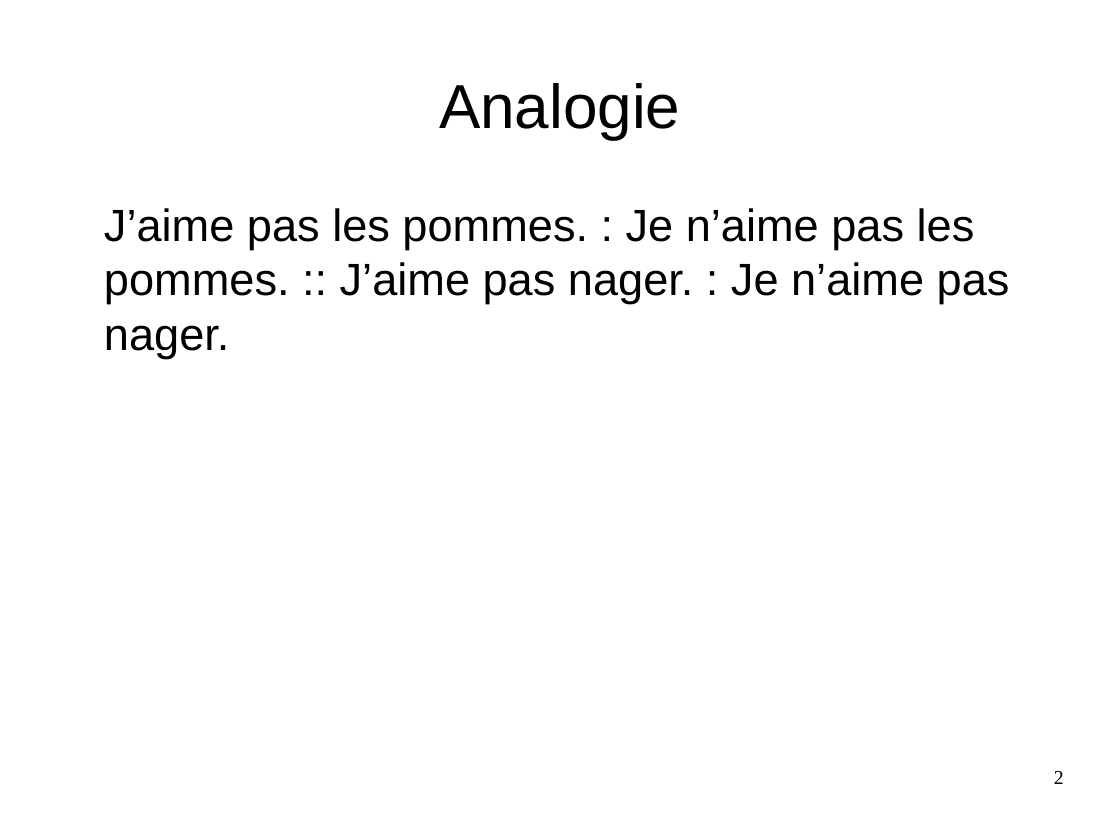
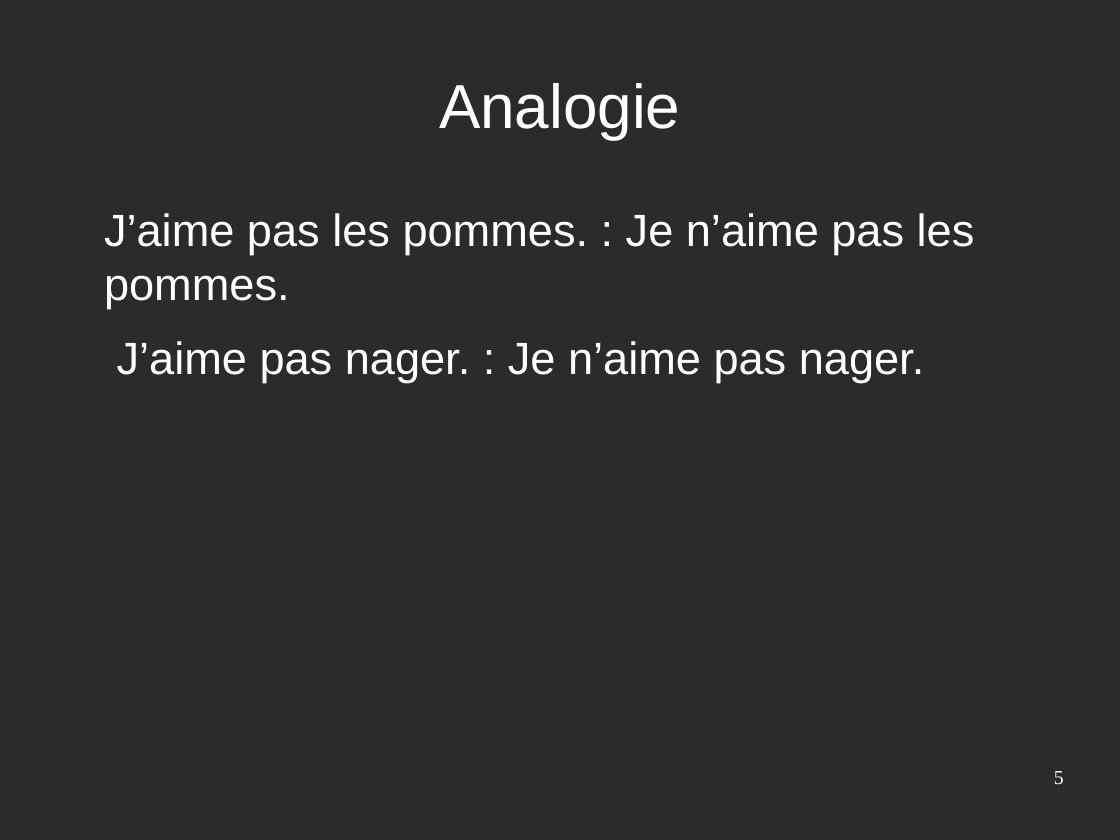
Before and after one commit to Sle3pingForest/StageL3, a slide deck: slide 5 of RapportAndre/pres.odp (slide 2 before the commit). Drawn at 1120x840 pixels with LibreOffice and Linux fonts; fonts in the diff are those of the drawing; background and template pictures are left out; a plain dark background stands for a picture behind light text. Boxes give left, top, right and bottom in pixels: in the first picture for what was removed or moved away, otherwise in the second. Text is boxed around its words. In the diff, an @@ line names an element or a change of style, - is before the commit and + after.

```diff
--- a/RapportAndre/pres.odp
+++ b/RapportAndre/pres.odp
@@ background #FFFFFF to picture (left out) @@
@@ title "Analogie" at bbox=[439, 83, 680, 139]: text colour #000000 to #FFFFFF @@
@@ text at bbox=[104, 213, 975, 383]: text changed; text colour #000000 to #FFFFFF @@
-J’aime pas les pommes. : Je n’aime pas les pommes. :: J’aime pas nager. : Je n’aime pas nager.
+J’aime pas les pommes. : Je n’aime pas les pommes.
+J’aime pas nager. : Je n’aime pas nager.
@@ page number at bbox=[1054, 771, 1064, 784]: text changed; text colour #000000 to #FFFFFF @@
-2
+5
```
Also in this commit, not shown: 7 other slides changed, 3 slides added, 2 slides removed, 2 other files.
